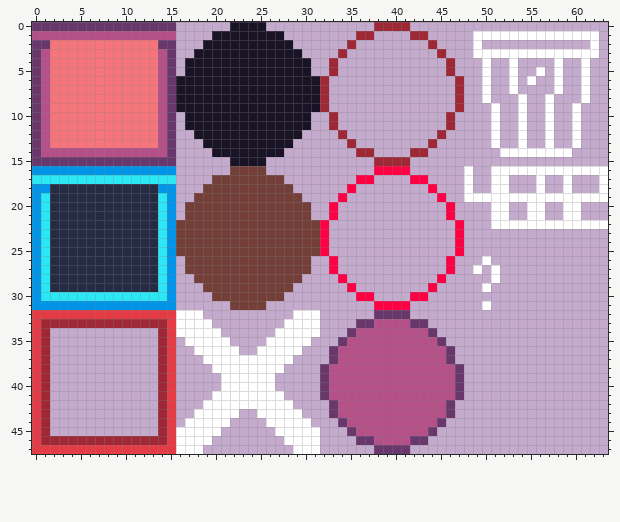
Two versions of one pixel-art sprite, Assets/UI/UI.png. This is how it looked before the edit.
The file is 64x48 pixels.
Now the later version:
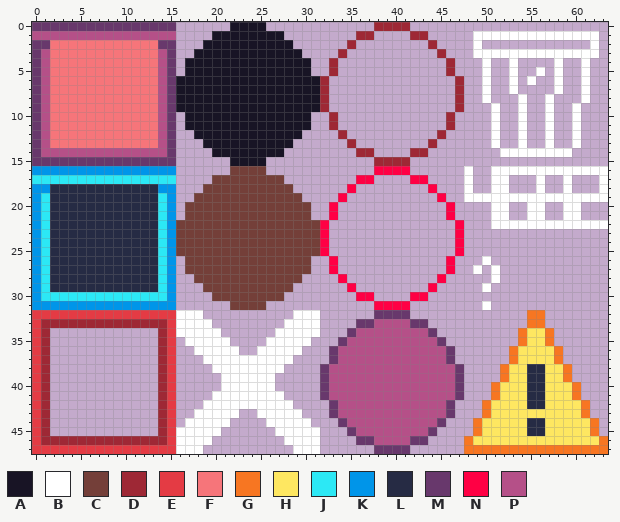
Palette (. is transparent): A #181425  B #ffffff  C #743f39  D #9e2835  E #e43b44  F #f6757a  G #f77622  H #fee761  J #2ce8f5  K #0095e9  L #262b44  M #68386c  N #ff0044  P #b55088
The edit:
{"y":32,"x":55,"old":"..","new":"GG"}
{"y":33,"x":55,"old":"..","new":"GG"}
{"y":34,"x":54,"old":"....","new":"GHHG"}
{"y":35,"x":54,"old":"....","new":"GHHG"}
{"y":36,"x":53,"old":"......","new":"GHHHHG"}
{"y":37,"x":53,"old":"......","new":"GHHHHG"}
{"y":38,"x":52,"old":"........","new":"GHHLLHHG"}
{"y":39,"x":52,"old":"........","new":"GHHLLHHG"}
{"y":40,"x":51,"old":"..........","new":"GHHHLLHHHG"}
{"y":41,"x":51,"old":"..........","new":"GHHHLLHHHG"}
{"y":42,"x":50,"old":"............","new":"GHHHHLLHHHHG"}
{"y":43,"x":50,"old":"............","new":"GHHHHHHHHHHG"}
{"y":44,"x":49,"old":"..............","new":"GHHHHHLLHHHHHG"}
{"y":45,"x":49,"old":"..............","new":"GHHHHHLLHHHHHG"}
{"y":46,"x":48,"old":"................","new":"GHHHHHHHHHHHHHHG"}
{"y":47,"x":48,"old":"................","new":"GGGGGGGGGGGGGGGG"}
{"label":"added","picture_box":[464,310,608,454]}
